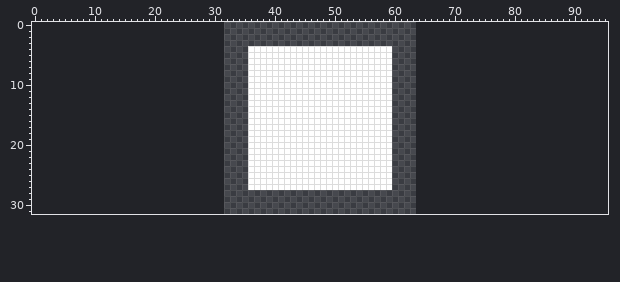
Two states of a pixel-art file, sprites/ui/stop_button.aseprite. This is how it looked before the edit.
32x32 pixels, 1 frame. The old version is drawn lined up with the new one, on the new canvas.
After:
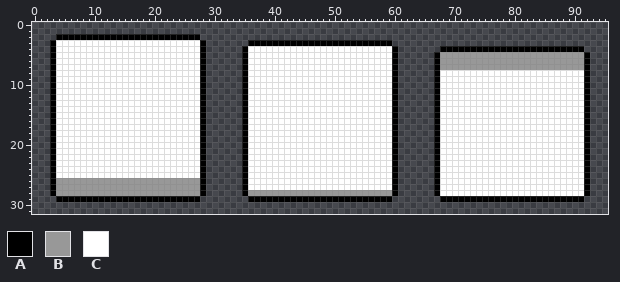
Palette (. is transparent): A #000000  B #989898  C #ffffff
From old to new:
canvas 32x32 -> 96x32, the old top-left corner now at 32,0
@@ x 0..95 @@
  1 ................................................................................................
- 2 ................................................................................................
- 3 ................................................................................................
- 4 ....................................CCCCCCCCCCCCCCCCCCCCCCCC....................................
- 5 ....................................CCCCCCCCCCCCCCCCCCCCCCCC....................................
- 6 ....................................CCCCCCCCCCCCCCCCCCCCCCCC....................................
- 7 ....................................CCCCCCCCCCCCCCCCCCCCCCCC....................................
- 8 ....................................CCCCCCCCCCCCCCCCCCCCCCCC....................................
- 9 ....................................CCCCCCCCCCCCCCCCCCCCCCCC....................................
-10 ....................................CCCCCCCCCCCCCCCCCCCCCCCC....................................
-11 ....................................CCCCCCCCCCCCCCCCCCCCCCCC....................................
-12 ....................................CCCCCCCCCCCCCCCCCCCCCCCC....................................
-13 ....................................CCCCCCCCCCCCCCCCCCCCCCCC....................................
-14 ....................................CCCCCCCCCCCCCCCCCCCCCCCC....................................
-15 ....................................CCCCCCCCCCCCCCCCCCCCCCCC....................................
-16 ....................................CCCCCCCCCCCCCCCCCCCCCCCC....................................
-17 ....................................CCCCCCCCCCCCCCCCCCCCCCCC....................................
-18 ....................................CCCCCCCCCCCCCCCCCCCCCCCC....................................
-19 ....................................CCCCCCCCCCCCCCCCCCCCCCCC....................................
-20 ....................................CCCCCCCCCCCCCCCCCCCCCCCC....................................
-21 ....................................CCCCCCCCCCCCCCCCCCCCCCCC....................................
-22 ....................................CCCCCCCCCCCCCCCCCCCCCCCC....................................
-23 ....................................CCCCCCCCCCCCCCCCCCCCCCCC....................................
-24 ....................................CCCCCCCCCCCCCCCCCCCCCCCC....................................
-25 ....................................CCCCCCCCCCCCCCCCCCCCCCCC....................................
-26 ....................................CCCCCCCCCCCCCCCCCCCCCCCC....................................
-27 ....................................CCCCCCCCCCCCCCCCCCCCCCCC....................................
-28 ................................................................................................
-29 ................................................................................................
+ 2 ....AAAAAAAAAAAAAAAAAAAAAAAA....................................................................
+ 3 ...ACCCCCCCCCCCCCCCCCCCCCCCCA.......AAAAAAAAAAAAAAAAAAAAAAAA....................................
+ 4 ...ACCCCCCCCCCCCCCCCCCCCCCCCA......ACCCCCCCCCCCCCCCCCCCCCCCCA.......AAAAAAAAAAAAAAAAAAAAAAAA....
+ 5 ...ACCCCCCCCCCCCCCCCCCCCCCCCA......ACCCCCCCCCCCCCCCCCCCCCCCCA......ABBBBBBBBBBBBBBBBBBBBBBBBA...
+ 6 ...ACCCCCCCCCCCCCCCCCCCCCCCCA......ACCCCCCCCCCCCCCCCCCCCCCCCA......ABBBBBBBBBBBBBBBBBBBBBBBBA...
+ 7 ...ACCCCCCCCCCCCCCCCCCCCCCCCA......ACCCCCCCCCCCCCCCCCCCCCCCCA......ABBBBBBBBBBBBBBBBBBBBBBBBA...
+ 8 ...ACCCCCCCCCCCCCCCCCCCCCCCCA......ACCCCCCCCCCCCCCCCCCCCCCCCA......ACCCCCCCCCCCCCCCCCCCCCCCCA...
+ 9 ...ACCCCCCCCCCCCCCCCCCCCCCCCA......ACCCCCCCCCCCCCCCCCCCCCCCCA......ACCCCCCCCCCCCCCCCCCCCCCCCA...
+10 ...ACCCCCCCCCCCCCCCCCCCCCCCCA......ACCCCCCCCCCCCCCCCCCCCCCCCA......ACCCCCCCCCCCCCCCCCCCCCCCCA...
+11 ...ACCCCCCCCCCCCCCCCCCCCCCCCA......ACCCCCCCCCCCCCCCCCCCCCCCCA......ACCCCCCCCCCCCCCCCCCCCCCCCA...
+12 ...ACCCCCCCCCCCCCCCCCCCCCCCCA......ACCCCCCCCCCCCCCCCCCCCCCCCA......ACCCCCCCCCCCCCCCCCCCCCCCCA...
+13 ...ACCCCCCCCCCCCCCCCCCCCCCCCA......ACCCCCCCCCCCCCCCCCCCCCCCCA......ACCCCCCCCCCCCCCCCCCCCCCCCA...
+14 ...ACCCCCCCCCCCCCCCCCCCCCCCCA......ACCCCCCCCCCCCCCCCCCCCCCCCA......ACCCCCCCCCCCCCCCCCCCCCCCCA...
+15 ...ACCCCCCCCCCCCCCCCCCCCCCCCA......ACCCCCCCCCCCCCCCCCCCCCCCCA......ACCCCCCCCCCCCCCCCCCCCCCCCA...
+16 ...ACCCCCCCCCCCCCCCCCCCCCCCCA......ACCCCCCCCCCCCCCCCCCCCCCCCA......ACCCCCCCCCCCCCCCCCCCCCCCCA...
+17 ...ACCCCCCCCCCCCCCCCCCCCCCCCA......ACCCCCCCCCCCCCCCCCCCCCCCCA......ACCCCCCCCCCCCCCCCCCCCCCCCA...
+18 ...ACCCCCCCCCCCCCCCCCCCCCCCCA......ACCCCCCCCCCCCCCCCCCCCCCCCA......ACCCCCCCCCCCCCCCCCCCCCCCCA...
+19 ...ACCCCCCCCCCCCCCCCCCCCCCCCA......ACCCCCCCCCCCCCCCCCCCCCCCCA......ACCCCCCCCCCCCCCCCCCCCCCCCA...
+20 ...ACCCCCCCCCCCCCCCCCCCCCCCCA......ACCCCCCCCCCCCCCCCCCCCCCCCA......ACCCCCCCCCCCCCCCCCCCCCCCCA...
+21 ...ACCCCCCCCCCCCCCCCCCCCCCCCA......ACCCCCCCCCCCCCCCCCCCCCCCCA......ACCCCCCCCCCCCCCCCCCCCCCCCA...
+22 ...ACCCCCCCCCCCCCCCCCCCCCCCCA......ACCCCCCCCCCCCCCCCCCCCCCCCA......ACCCCCCCCCCCCCCCCCCCCCCCCA...
+23 ...ACCCCCCCCCCCCCCCCCCCCCCCCA......ACCCCCCCCCCCCCCCCCCCCCCCCA......ACCCCCCCCCCCCCCCCCCCCCCCCA...
+24 ...ACCCCCCCCCCCCCCCCCCCCCCCCA......ACCCCCCCCCCCCCCCCCCCCCCCCA......ACCCCCCCCCCCCCCCCCCCCCCCCA...
+25 ...ACCCCCCCCCCCCCCCCCCCCCCCCA......ACCCCCCCCCCCCCCCCCCCCCCCCA......ACCCCCCCCCCCCCCCCCCCCCCCCA...
+26 ...ABBBBBBBBBBBBBBBBBBBBBBBBA......ACCCCCCCCCCCCCCCCCCCCCCCCA......ACCCCCCCCCCCCCCCCCCCCCCCCA...
+27 ...ABBBBBBBBBBBBBBBBBBBBBBBBA......ACCCCCCCCCCCCCCCCCCCCCCCCA......ACCCCCCCCCCCCCCCCCCCCCCCCA...
+28 ...ABBBBBBBBBBBBBBBBBBBBBBBBA......ABBBBBBBBBBBBBBBBBBBBBBBBA......ACCCCCCCCCCCCCCCCCCCCCCCCA...
+29 ....AAAAAAAAAAAAAAAAAAAAAAAA........AAAAAAAAAAAAAAAAAAAAAAAA........AAAAAAAAAAAAAAAAAAAAAAAA....
 30 ................................................................................................
Changed places in both pictures, as pixel boxes (x1, y1, x2, y2):
added: (50, 34, 206, 202)
added: (242, 40, 398, 202)
added: (434, 46, 590, 202)
